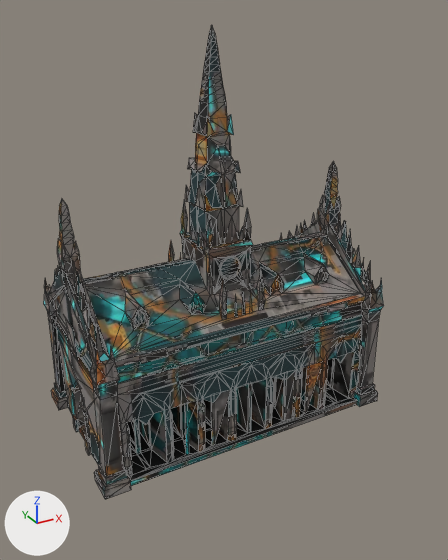
The glTF model public/models/grandconseil-meshy.glb as it was, and as the next commit left it.
One viewpoint serves both versions: a 50 mm camera at (-3.57, -6.8, 5.28) aimed at (0.02, -0.27, 2.01). The axes (+X, +Y, +Z) are drawn at lower left. The lights are the same throughout. The first picture is the older version. Mesh edges are drawn as thin lines. Vertices at exactly the same position are counted once.
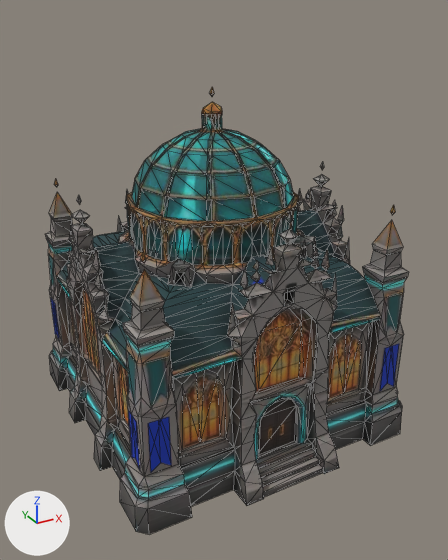
Diff of the bpy script that builds the scene:
```diff
--- a/public/models/grandconseil-meshy.glb.py
+++ b/public/models/grandconseil-meshy.glb.py
@@ me_mesh_0 @@
 # used by ob_mesh; location = (0.0, 0.0, 2.55); scale = (2.55, 2.55, 2.55)
-me_mesh_0.from_pydata(...)  # 1766 vertices, 3402 faces; spans x -0.82..0.82, y -0.47..0.47, z -1.0..1.0
+me_mesh_0.from_pydata(...)  # 1826 vertices, 3467 faces; spans x -0.89..0.89, y -0.94..0.94, z -1.0..1.0
+# me_mesh_0 part 1: the loose piece of 1710 vertices spanning x -0.82..0.82, y -0.47..0.47, z -1.0..1.0 is rebuilt with 1692 vertices and now spans x -0.89..0.89, y -0.94..0.94, z -1.0..0.92
+# me_mesh_0 part 2: 14 loose pieces with 56 vertices, spanning x -0.79..0.79, y -0.41..0.4, z -0.48..-0.19, are deleted
+# me_mesh_0 part 3
+# 96 vertices are added at x -0.82..0.82, y -0.82..0.82, z -0.68..1.0
+# 16 new vertices lie (0.0, 0.0, 0.29) away from vertices in x -0.82..0.82, y -0.82..0.82, z -0.68
+# 8 new vertices lie (0.04, 0.0, 0.0) away from vertices in x -0.8..0.76, y -0.76..0.76, z 0.09..0.27
+# 6 new vertices lie (-0.02, 0.04, 0.0) away from vertices in x -0.76..0.8, y 0.21..0.76, z 0.09..0.27
+# 8 new vertices lie (0.0, 0.0, 0.25) away from vertices in x -0.82..0.82, y -0.82..0.82, z -0.64
+# 140 new faces join them
 me_mesh_0.materials.append(mat_meshy)
@@ ob_mesh @@
 ob_mesh = bpy.data.objects.new('Mesh', me_mesh_0)
-ob_mesh.location = (0.0, 0.0, 2.55)
-ob_mesh.scale = (2.55, 2.55, 2.55)
+ob_mesh.location = (0.0, 0.0, 2.21)
+ob_mesh.scale = (2.21, 2.21, 2.21)
```

Location of each change, (x1, y1, x2, y2) in pixels of the pictures (448 x 560 px):
'Mesh', reshaped, moved, rescaled (7% wider): before (44, 25, 384, 499); after (46, 88, 409, 534)
part 1 of me_mesh_0, rebuilt (7% wider, 9% shorter): before (44, 25, 384, 499); after (46, 102, 409, 534)
part 2 of me_mesh_0, deleted: before (64, 257, 348, 363)
part 3 of me_mesh_0, added: after (51, 88, 399, 472)
